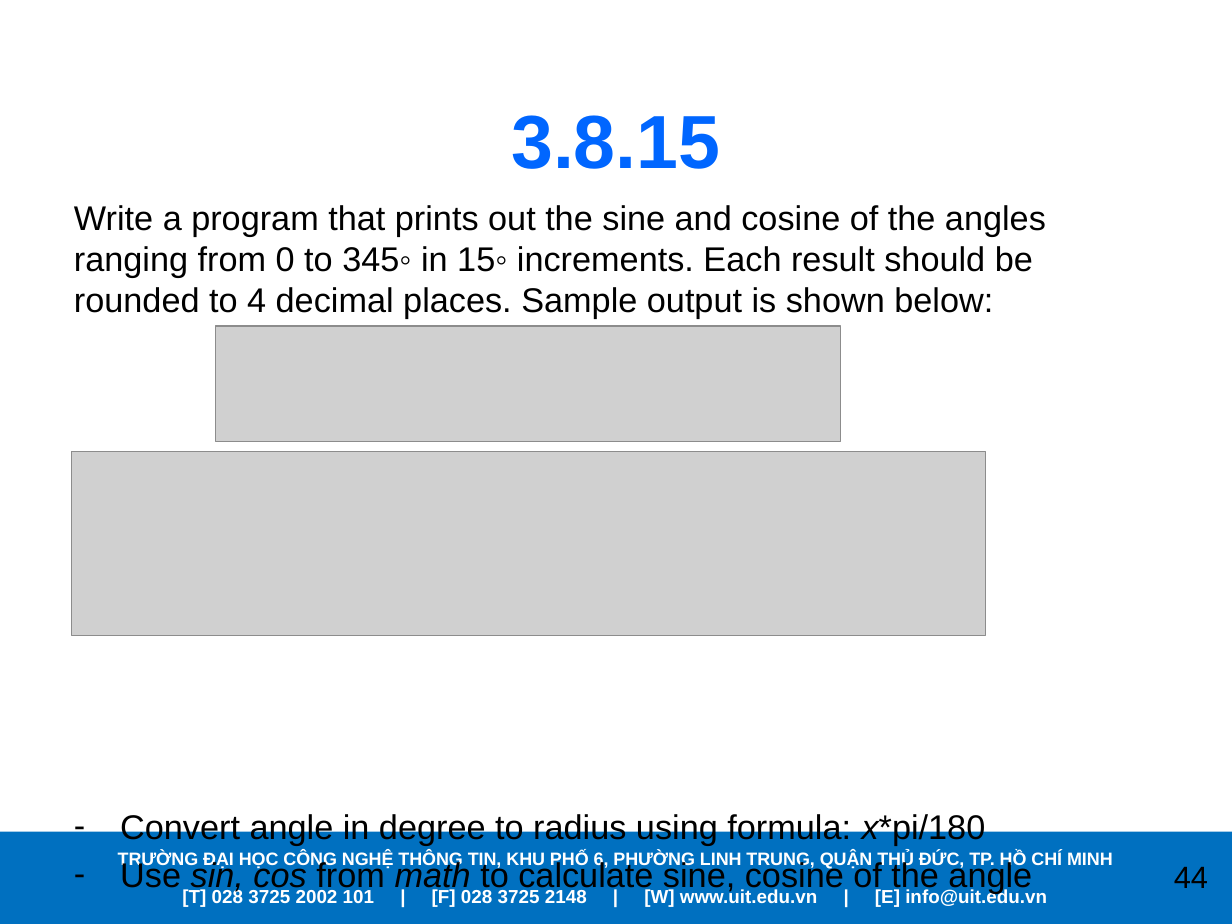
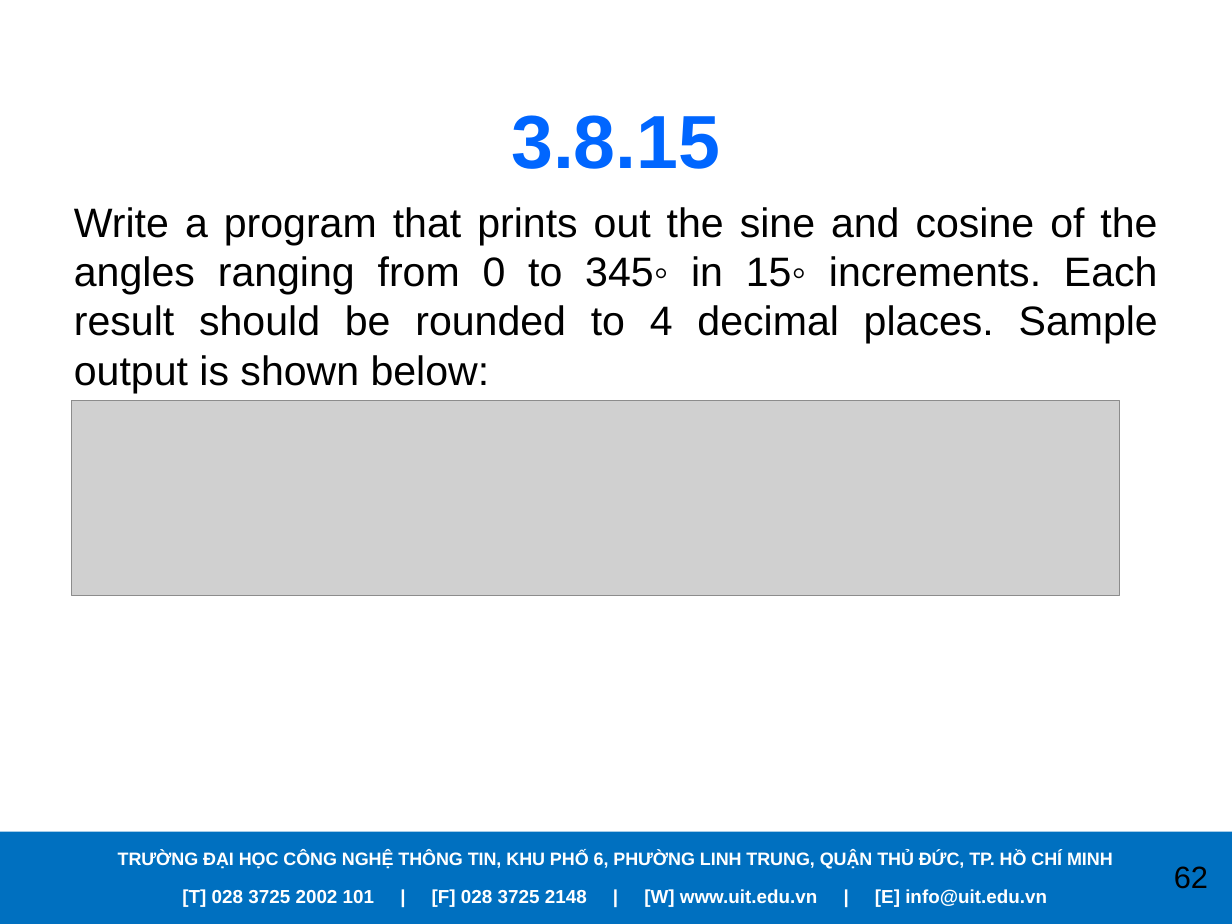
Before and after one commit to PhanVinhLong/APracticalIntroductionToPythonProgramming, a slide deck: slide 62 of Presentations/Chapter03.pptx (slide 44 before the commit). Drawn at 1232x924 pixels with LibreOffice and Linux fonts; fonts in the diff are those of the drawing; grey boxes stand for pictures; background and template pictures are left out. Boxes give left, top, right and bottom in pixels: in the first picture for what was removed or moved away, otherwise in the second. Text is boxed around its words. In the diff, an @@ line names an element or a change of style, - is before the commit and + after.

```diff
--- a/Presentations/Chapter03.pptx
+++ b/Presentations/Chapter03.pptx
@@ text "Write a program that prints ..." at bbox=[74, 207, 1158, 393]: size 20 to 24 pt; alignment left to justified @@
@@ picture removed at bbox=[216, 326, 840, 442] @@
@@ picture: place and size @@
-picture at bbox=[71, 452, 986, 636]
+picture at bbox=[71, 400, 1119, 595]
@@ text at bbox=[120, 812, 1032, 894]: paragraphs removed @@
-– Convert angle in degree to radius using formula: x*pi/180
-– Use sin, cos from math to calculate sine, cosine of the angle
@@ page number at bbox=[1174, 866, 1208, 889]: text changed @@
-44
+62
```
Also in this commit, not shown: 11 other slides changed, 31 slides added, 15 other files.
